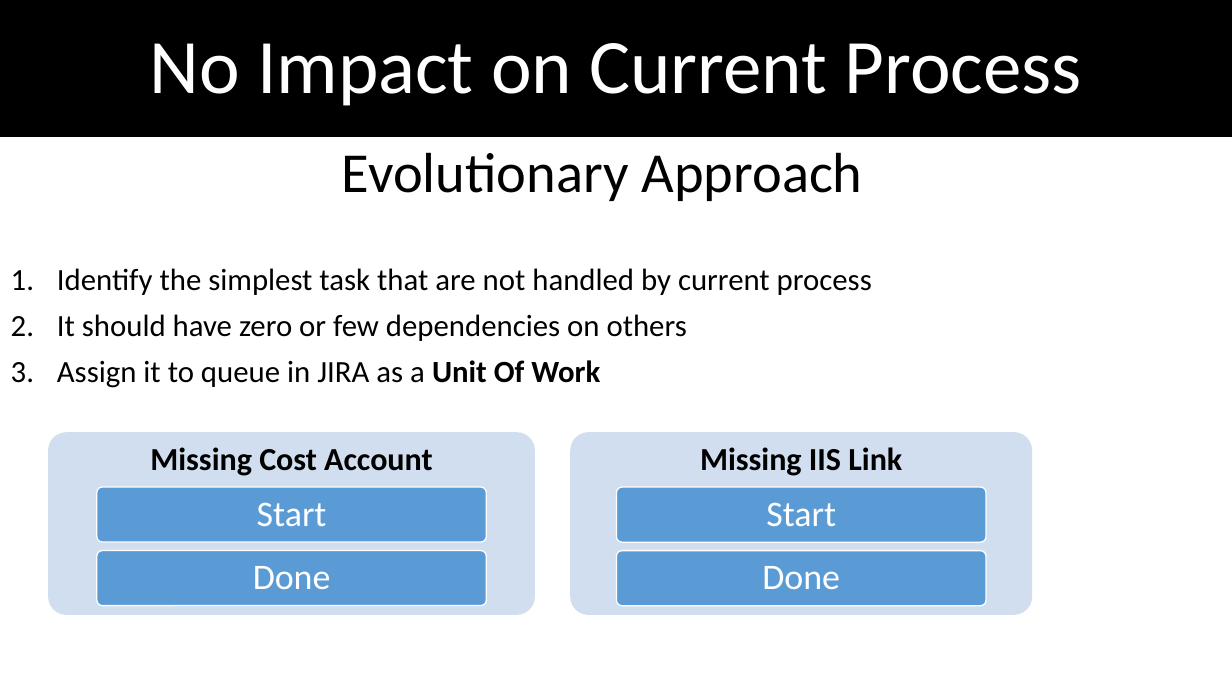
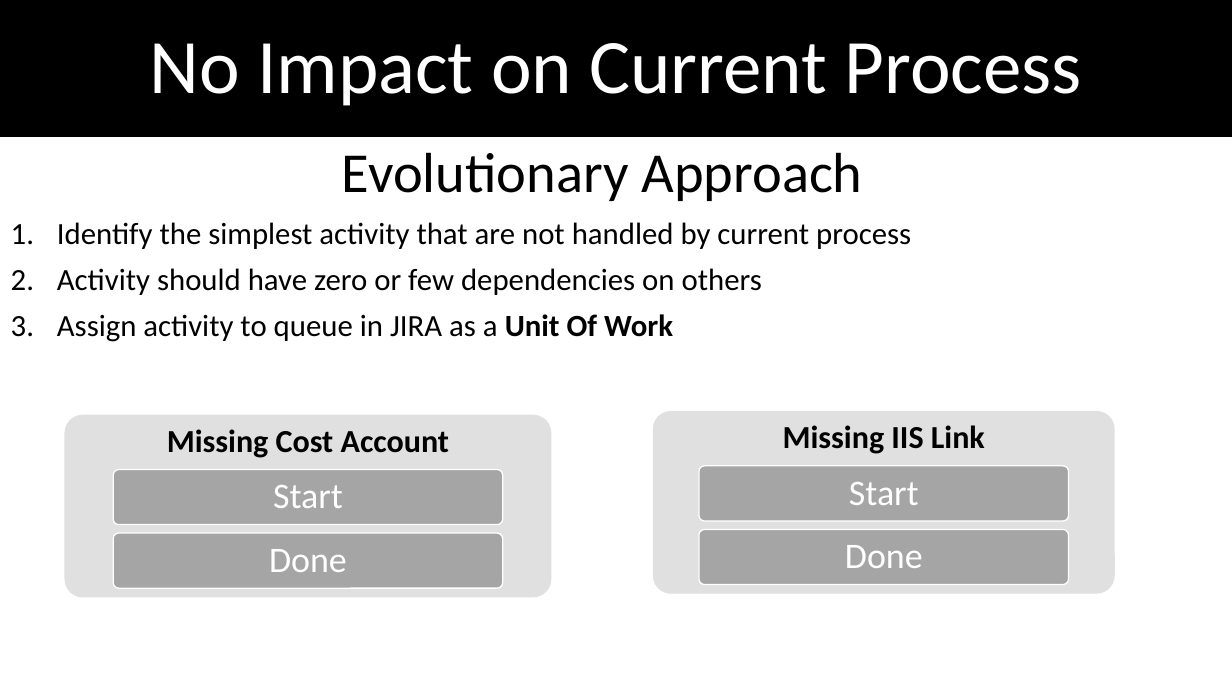
Before and after one commit to dimokgit/ICE, a slide deck: slide 4 of UnitOfWork.pptx. Drawn at 1232x693 pixels with LibreOffice and Linux fonts; fonts in the diff are those of the drawing. Boxes give left, top, right and bottom in pixels: in the first picture for what was removed or moved away, otherwise in the second. Text is boxed around its words. In the diff, an @@ line names an element or a change of style, - is before the commit and + after.

```diff
--- a/UnitOfWork.pptx
+++ b/UnitOfWork.pptx
@@ subtitle at bbox=[57, 222, 911, 342]: text changed @@
-1. Identify the simplest task that are not handled by current process
-2. It should have zero or few dependencies on others
-3. Assign it to queue in JIRA as a Unit Of Work
+1. Identify the simplest activity that are not handled by current process
+2. Activity should have zero or few dependencies on others
+3. Assign activity to queue in JIRA as a Unit Of Work
@@ rounded rectangle at bbox=[65, 415, 552, 598]: fill #D2DEEF to #E1E1E1 @@
@@ 3 texts, 3 rounded rectangles: place and size @@
-3 texts, 3 rounded rectangles at bbox=[570, 433, 1032, 616]
+3 texts, 3 rounded rectangles at bbox=[653, 411, 1116, 594]
@@ rounded rectangle at bbox=[653, 411, 1116, 594]: fill #D2DEEF to #E1E1E1 @@
@@ rounded rectangle: place and size @@
-rounded rectangle at bbox=[97, 487, 487, 543]
+rounded rectangle at bbox=[114, 470, 504, 525]
@@ 3 texts, 2 rounded rectangles: place and size @@
-3 texts, 2 rounded rectangles at bbox=[48, 433, 535, 616]
+3 texts, 2 rounded rectangles at bbox=[65, 415, 552, 598]
@@ fill #5B9BD5 to #A5A5A5 in 4 elements at bbox=[114, 470, 504, 525], bbox=[114, 533, 504, 589], bbox=[700, 466, 1069, 521], bbox=[700, 530, 1069, 585] @@
```
Also in this commit, not shown: 6 other slides changed, 1 slide added, 1 slide removed.
